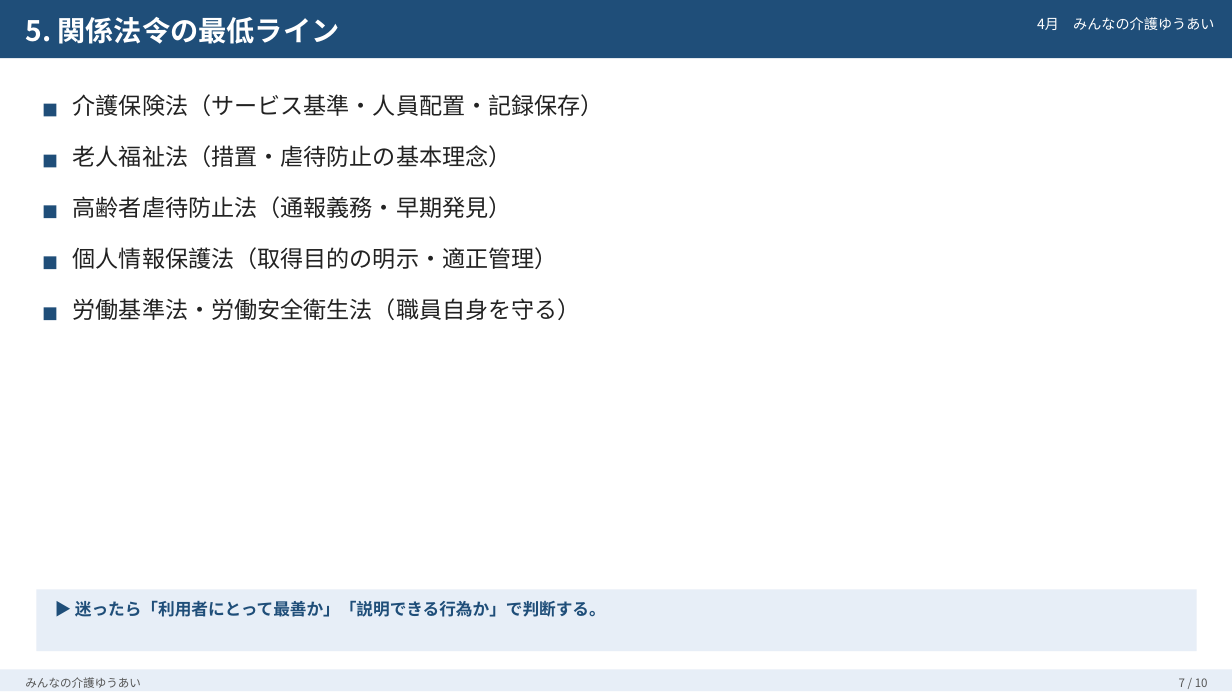
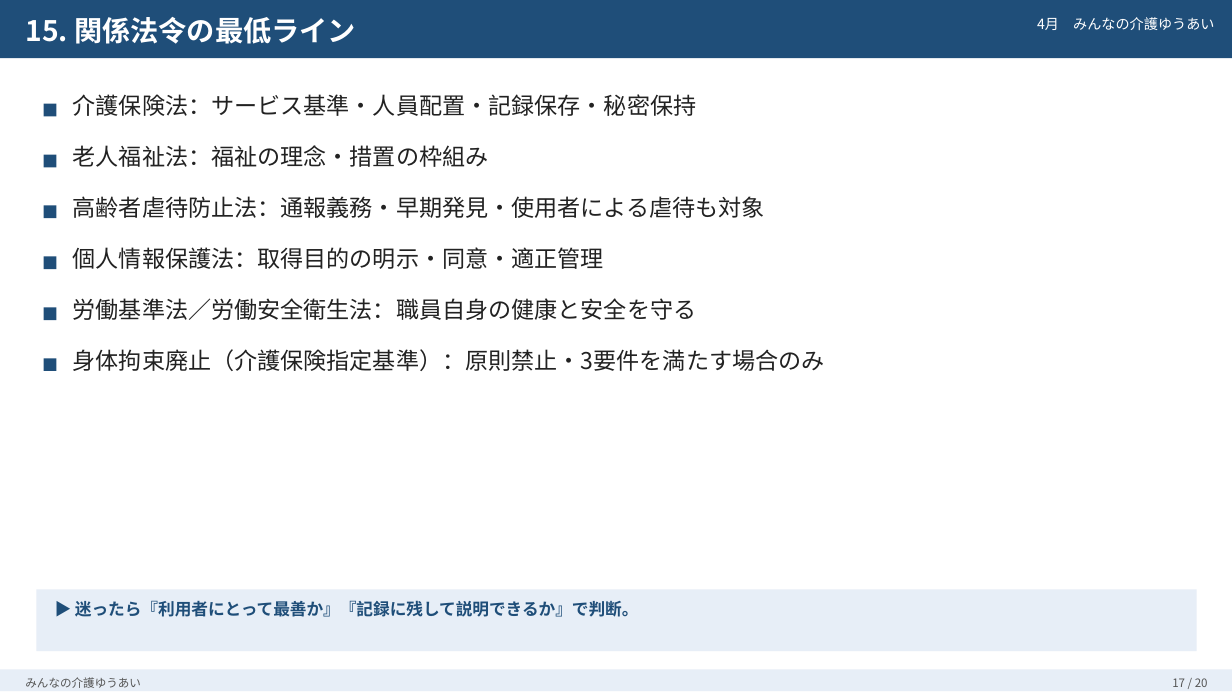
Before and after one commit to migarashi631985-hue/migration-plan, a slide deck: slide 17 of slides/04_倫理・法令遵守.pptx (slide 7 before the commit). Drawn at 1232x693 pixels with LibreOffice and Linux fonts; fonts in the diff are those of the drawing. Boxes give left, top, right and bottom in pixels: in the first picture for what was removed or moved away, otherwise in the second. Text is boxed around its words. In the diff, an @@ line names an element or a change of style, - is before the commit and + after.

```diff
--- a/slides/04_倫理・法令遵守.pptx
+++ b/slides/04_倫理・法令遵守.pptx
@@ text at (x1=25, y1=17, x2=356, y2=44): text changed @@
-5. 関係法令の最低ライン
+15. 関係法令の最低ライン
@@ text at (x1=73, y1=94, x2=697, y2=116): text changed @@
-介護保険法（サービス基準・人員配置・記録保存）
+介護保険法：サービス基準・人員配置・記録保存・秘密保持
@@ text at (x1=73, y1=145, x2=489, y2=167): text changed @@
-老人福祉法（措置・虐待防止の基本理念）
+老人福祉法：福祉の理念・措置の枠組み
@@ text at (x1=73, y1=196, x2=765, y2=218): text changed @@
-高齢者虐待防止法（通報義務・早期発見）
+高齢者虐待防止法：通報義務・早期発見・使用者による虐待も対象
@@ text at (x1=73, y1=247, x2=604, y2=269): text changed @@
-個人情報保護法（取得目的の明示・適正管理）
+個人情報保護法：取得目的の明示・同意・適正管理
@@ text at (x1=73, y1=298, x2=697, y2=320): text changed @@
-労働基準法・労働安全衛生法（職員自身を守る）
+労働基準法／労働安全衛生法：職員自身の健康と安全を守る
@@ rectangle added at (x1=43, y1=359, x2=56, y2=372), fill #1F4E79 @@
@@ text added at (x1=73, y1=349, x2=825, y2=371), 18 pt, text #222222 @@
+身体拘束廃止（介護保険指定基準）：原則禁止・3要件を満たす場合のみ
@@ text at (x1=75, y1=600, x2=639, y2=617): text changed @@
-▶ 迷ったら「利用者にとって最善か」「説明できる行為か」で判断する。
+▶ 迷ったら『利用者にとって最善か』『記録に残して説明できるか』で判断。
@@ text at (x1=1172, y1=678, x2=1208, y2=687): text changed @@
-7 / 10
+17 / 20
```
Also in this commit, not shown: 8 other slides changed, 10 slides added, 2 other files.
